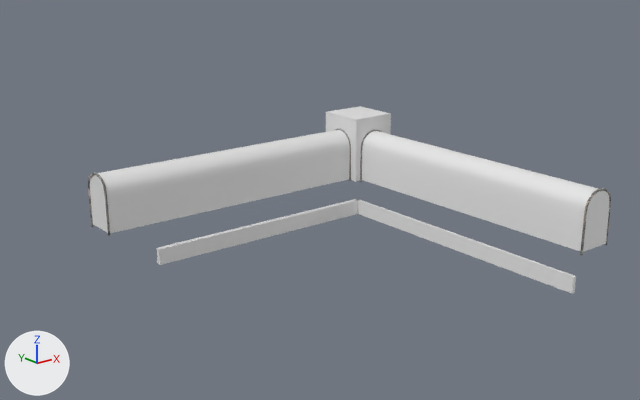
One commit to the Blender file Blender_Projects/Radiophobia_Levels/Tunnel.blend: the scene before it, then after it.
One viewpoint serves both versions: a 50 mm camera at (-17.75, -12.58, 7.5) aimed at (-4.56, 3.9, 0.9). Every picture has the same lights, and +X, +Y and +Z are marked at lower left.

The scene before the commit, as lines of its bpy script (objects in view):
```python
me_cube = bpy.data.meshes.new('Cube')
me_cube.from_pydata(...)  # 230 vertices, 188 faces; spans x -0.48..0.48, y -0.95..7.04, z 0.0..1.46
me_cube.materials.append(mat_material)  # its picture is missing
me_cube_002 = bpy.data.meshes.new('Cube.002')
me_cube_002.from_pydata(...)  # 97 vertices, 30 faces; spans x -0.7..0.7, y -1.0..0.44, z -0.92..1.0
# faces by material slot: [8, 22]
me_cube_002.materials.append(mat_material_013)  # its picture is missing
me_cube_002.materials.append(mat_material)  # its picture is missing
me_cube_008 = bpy.data.meshes.new('Cube.008')
me_cube_008.from_pydata(...)  # a box spanning x -7.1..-0.21, y -0.89..-0.74, z 0.57..1.0
me_cube_012 = bpy.data.meshes.new('Cube.012')
me_cube_012.from_pydata(...)  # a box spanning x -0.74..-0.65, y -1.0..6.98, z 0.57..1.0
ob_box = bpy.data.objects.new('Box', me_cube_002)
ob_box.location = (0.0, 8.0, 0.9)
ob_occluder = bpy.data.objects.new('Occluder', me_cube_012)
ob_occluder.location = (0.0, 0.0, -1.57)
ob_occluder_001 = bpy.data.objects.new('Occluder.001', me_cube_008)
ob_occluder_001.location = (-0.44, 7.72, -1.57)
ob_walls = bpy.data.objects.new('Walls', me_cube)
ob_walls.location = (0.0, -0.04, 0.0)
ob_walls_1 = bpy.data.objects.new('Walls_1', me_cube)
ob_walls_1.location = (-7.74, 7.74, 0.0)
ob_walls_1.rotation_euler = (0.0, 0.0, -1.571)  # degrees (0, 0, -90)
```
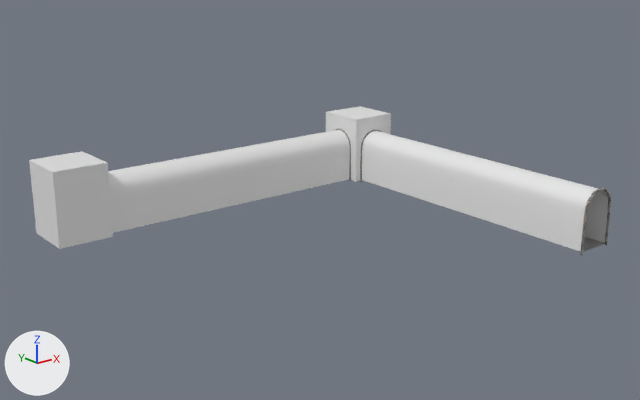
Changed parts and their boxes [x1, y1, x2, y2] in the pictures (640 x 400 px):
'Walls', reshaped
    before: [362, 131, 610, 252]
    after: [362, 131, 608, 251]
'Box.002', added
    after: [29, 151, 113, 249]
'Occluder', hidden
    before: [358, 200, 576, 294]
'Occluder.001', hidden
    before: [156, 199, 360, 265]
part 1 of me_cube, deleted
    before: [90, 175, 610, 252]

Diff of the bpy script that builds the scene:
```diff
--- a/Blender_Projects/Radiophobia_Levels/Tunnel.blend.py
+++ b/Blender_Projects/Radiophobia_Levels/Tunnel.blend.py
@@ mat_material_002 @@
+mat_material_002 = principled_material('Material.002')
+mat_material_002.base_color = (0.8, 0.8, 0.8)  # white #e7e7e7
@@ mat_material_003 @@
+mat_material_003 = principled_material('Material.003')
+mat_material_003.base_color = (0.8, 0.8, 0.8)  # white #e7e7e7
@@ me_cube @@
 # used by ob_walls; location = (0.0, -0.04, 0.0)
-me_cube.from_pydata(...)  # 230 vertices, 188 faces; spans x -0.48..0.48, y -0.95..7.04, z 0.0..1.46
+me_cube.from_pydata(...)  # 221 vertices, 170 faces; spans x -0.48..0.48, y -0.95..7.04, z 0.0..1.46
+# me_cube part 1
+# 9 vertices are removed from x 0.0, y -0.95, z 0.0..1.42
+# 18 faces are deleted
 me_cube.materials.append(mat_material)
@@ me_cube_009 @@
+me_cube_009.from_pydata(...)  # 97 vertices, 30 faces; spans x -0.7..0.7, y -1.0..0.44, z -0.92..1.0
+# faces by material slot: [8, 22]
+me_cube_009.materials.append(mat_material_002)  # its picture is missing
+me_cube_009.materials.append(mat_material_003)  # its picture is missing
@@ ob_occluder @@
 ob_occluder.location = (0.0, 0.0, -1.57)
+ob_occluder.hide_set(True)  # its collection is switched off
@@ ob_occluder_001 @@
 ob_occluder_001.location = (-0.44, 7.72, -1.57)
+ob_occluder_001.hide_set(True)  # its collection is switched off
@@ ob_box_002 @@
+ob_box_002 = bpy.data.objects.new('Box.002', me_cube_009)
+ob_box_002.location = (-9.39, 7.48, 0.9)
+ob_box_002.rotation_euler = (0.0, 0.0, 3.142)  # degrees (0, 0, 180)
```
